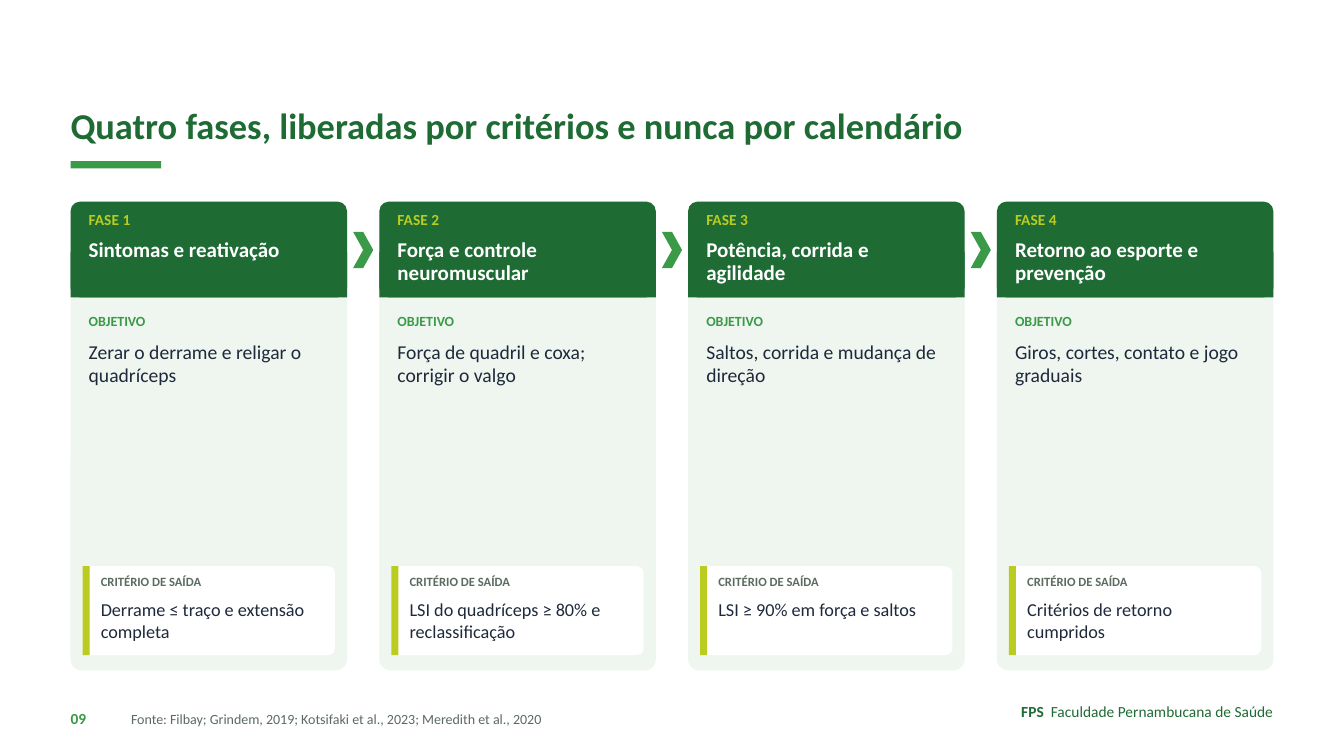
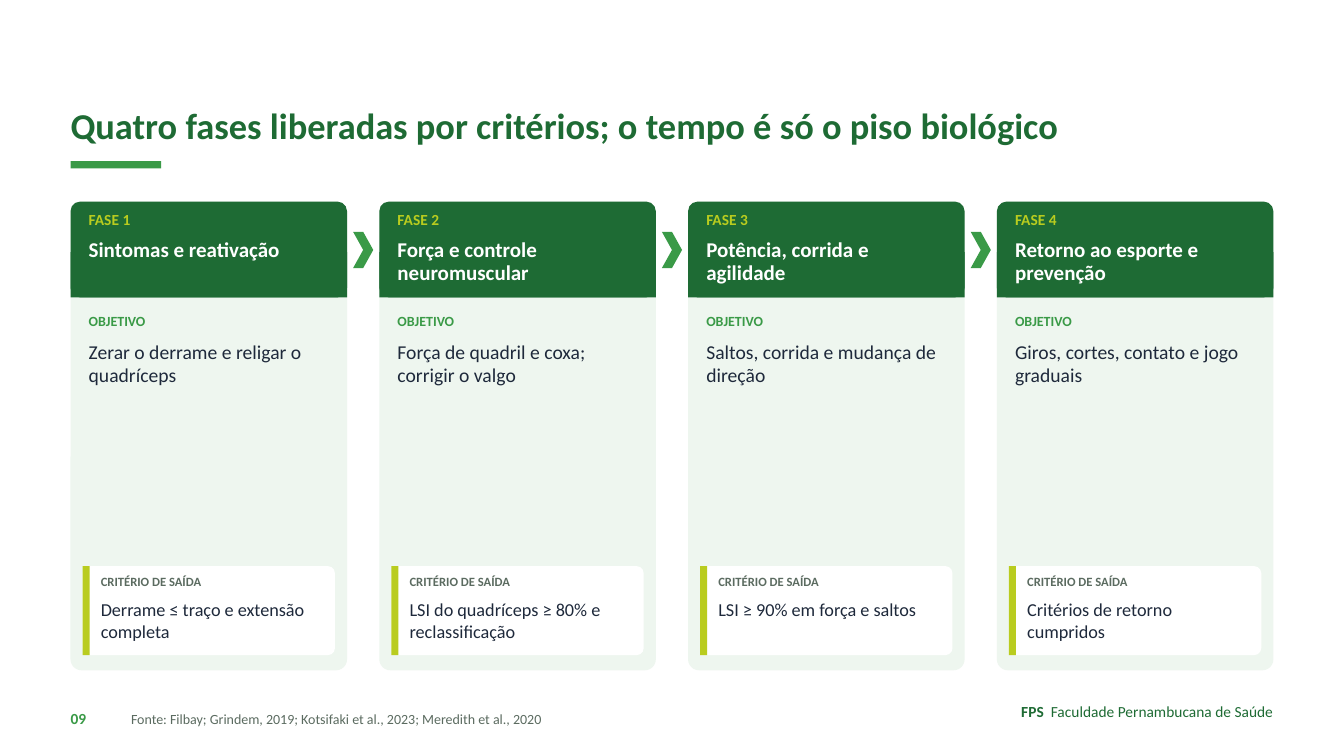
Before and after one commit to Institutomoraisandrade/CRM, a slide deck: slide 9 of trabalho-fps/trabalhos/2026-11-09-caso04-lca-lcm/apresentacao.pptx. Drawn at 1344x756 pixels with LibreOffice and Linux fonts; fonts in the diff are those of the drawing. Boxes give left, top, right and bottom in pixels: in the first picture for what was removed or moved away, otherwise in the second. Text is boxed around its words. In the diff, an @@ line names an element or a change of style, - is before the commit and + after.

```diff
--- a/trabalho-fps/trabalhos/2026-11-09-caso04-lca-lcm/apresentacao.pptx
+++ b/trabalho-fps/trabalhos/2026-11-09-caso04-lca-lcm/apresentacao.pptx
@@ text at [71, 113, 1058, 145]: text changed @@
-Quatro fases, liberadas por critérios e nunca por calendário
+Quatro fases liberadas por critérios; o tempo é só o piso biológico
```
Also in this commit, not shown: 1 other slide changed, 10 other files.
